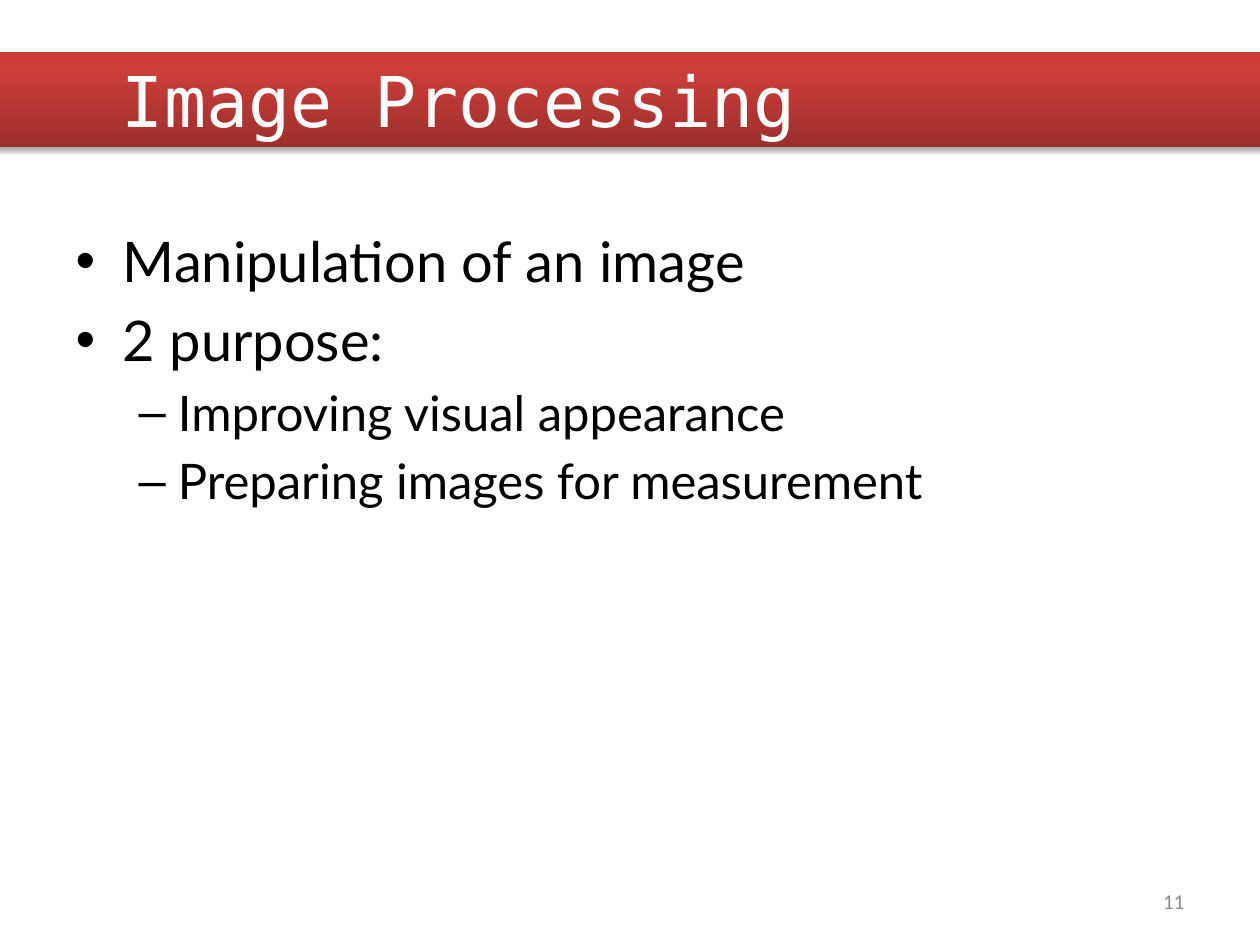
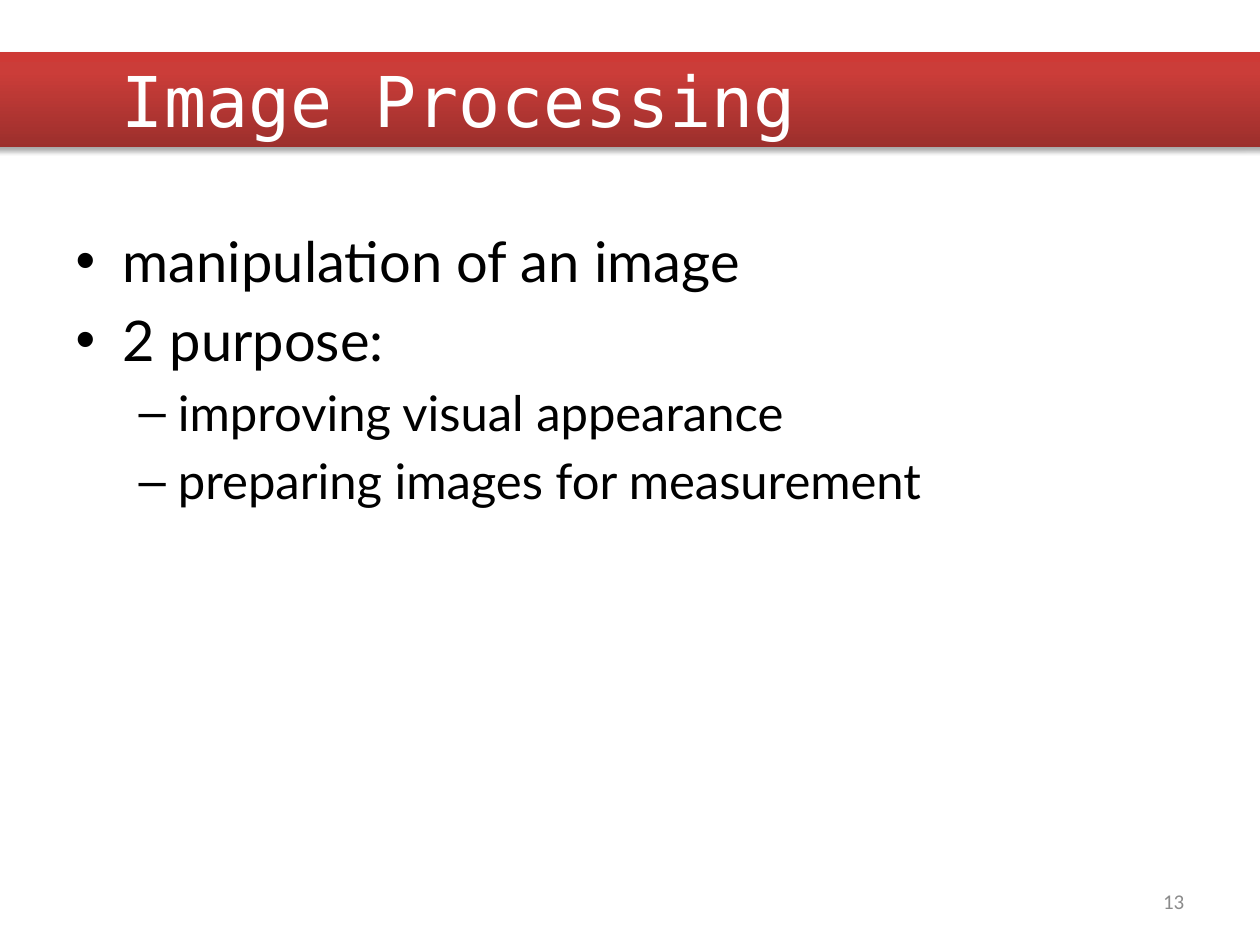
Before and after one commit to dorooobu/Tomato-Classification, a slide deck: slide 13 of Documents/First Presentation.pptx (slide 11 before the commit). Drawn at 1260x945 pixels with LibreOffice and Linux fonts; fonts in the diff are those of the drawing; background and template pictures are left out. Boxes give left, top, right and bottom in pixels: in the first picture for what was removed or moved away, otherwise in the second. Text is boxed around its words. In the diff, an @@ line names an element or a change of style, - is before the commit and + after.

```diff
--- a/Documents/First Presentation.pptx
+++ b/Documents/First Presentation.pptx
@@ text at bbox=[123, 240, 740, 293]: text changed @@
-• Manipulation of an image
+• manipulation of an image
@@ text at bbox=[178, 395, 921, 508]: text changed @@
-  – Improving visual appearance
-  – Preparing images for measurement
+  – improving visual appearance
+  – preparing images for measurement
@@ page number at bbox=[1163, 895, 1184, 909]: text changed @@
-11
+13
```
Also in this commit, not shown: 17 other slides changed, 2 slides added.
